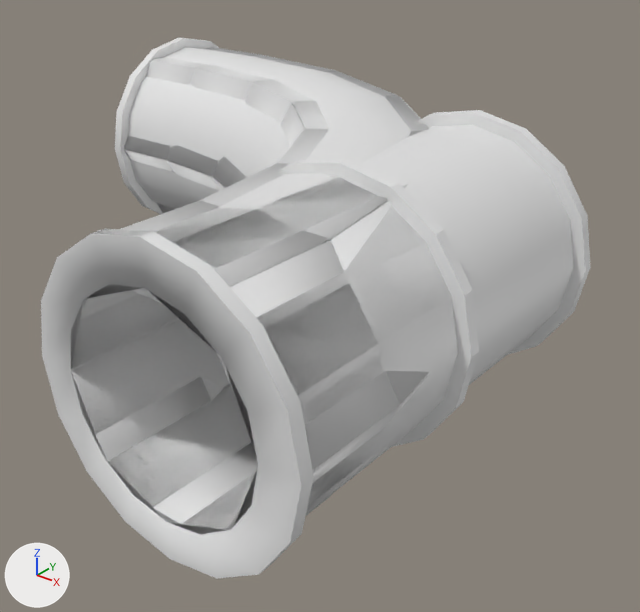
The Blender file models/src/stormy/big_pipe/big_pipe.blend, before and after one commit.
Camera for both pictures: a 50 mm camera at (447.0, -363.0, 361.0) aimed at (-140.0, 371.0, -94.0). Every picture has the same lights, and +X, +Y and +Z are marked at lower left.

The first picture shows 'big_pipe_bend_phy', 'big_pipe_bend_ref', 'big_pipe_med_phy', 'big_pipe_med_ref', 'big_pipe_short_phy', 'big_pipe_short_ref'.
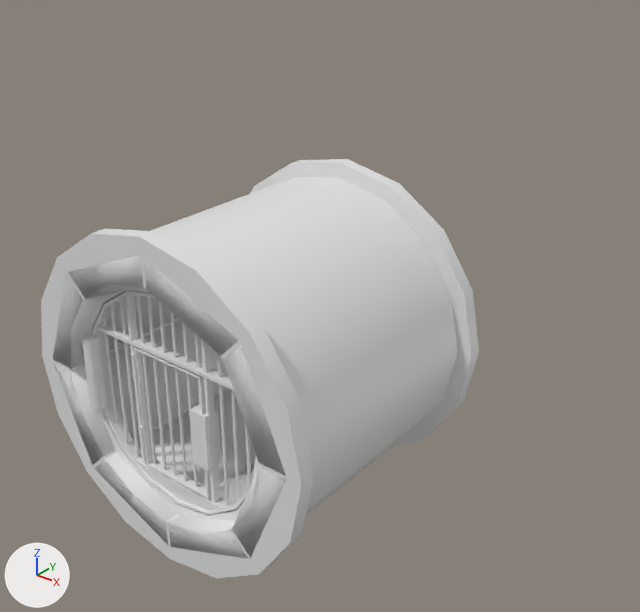
What changed in the scene script:
```text
Change me_circle_001:
    where me_circle_001.from_pydata(...)  # 64 vertices, 48 faces; spans x -0.99..1.0, y 0.0..1.83, z -0.99..0.99
    used by ob_big_pipe_short_phy; location = (0.0, 0.0, 0.0); scale = (128.0, 128.0, 128.0)
    me_circle_001 part 2: all faces are now shaded smooth (48 of 48 changed)
Change me_circle_003:
    where me_circle_003.from_pydata(...)  # 160 vertices, 160 faces; spans x -1.1..1.1, y 0.0..1.83, z -1.1..1.1
    used by ob_big_pipe_short_ref; location = (0.0, 0.0, 0.0); scale = (128.0, 128.0, 128.0)
    me_circle_003 part 1: edges marked sharp go from 0 to 128
Add me_circle_004:
    me_circle_004.from_pydata(...)  # 434 vertices, 297 faces; spans x -103.0..103.0, y 3.0..25.0, z -103.0..103.0
    me_circle_004.polygons.foreach_set('use_smooth', [True] * 297)
Change ob_big_pipe_short_ref:
    add _m = ob_big_pipe_short_ref.modifiers.new('EdgeSplit', 'EDGE_SPLIT')
    add _m.use_edge_angle = False
Change ob_big_pipe_med_phy:
    add ob_big_pipe_med_phy.hide_set(True)
Change ob_big_pipe_med_ref:
    add ob_big_pipe_med_ref.hide_set(True)
Change ob_big_pipe_bend_ref:
    add ob_big_pipe_bend_ref.hide_set(True)
Change ob_big_pipe_bend_phy:
    add ob_big_pipe_bend_phy.hide_set(True)
Add ob_big_pipe_gate_ref:
    ob_big_pipe_gate_ref = bpy.data.objects.new('big_pipe_gate_ref', me_circle_004)
    ob_big_pipe_gate_ref.location = (0.0, 0.0, 0.0)
    _m = ob_big_pipe_gate_ref.modifiers.new('EdgeSplit', 'EDGE_SPLIT')
    _m.use_edge_angle = False
```

What differs and where, as boxes (x1, y1, x2, y2) in the pictures (640 x 612 px):
'big_pipe_med_ref', hidden
    before: (41, 110, 591, 579)
'big_pipe_bend_phy', hidden
    before: (80, 47, 430, 530)
'big_pipe_bend_ref', hidden
    before: (77, 38, 414, 514)
'big_pipe_med_phy', hidden
    before: (71, 284, 257, 535)
'big_pipe_gate_ref', added
    after: (82, 288, 258, 521)
part 1 of me_circle_003, shading changed
    before: (74, 159, 479, 511)
    after: (41, 159, 479, 578)
part 2 of me_circle_001, shading changed
    before: (71, 294, 255, 530)
    after: (53, 255, 286, 559)
